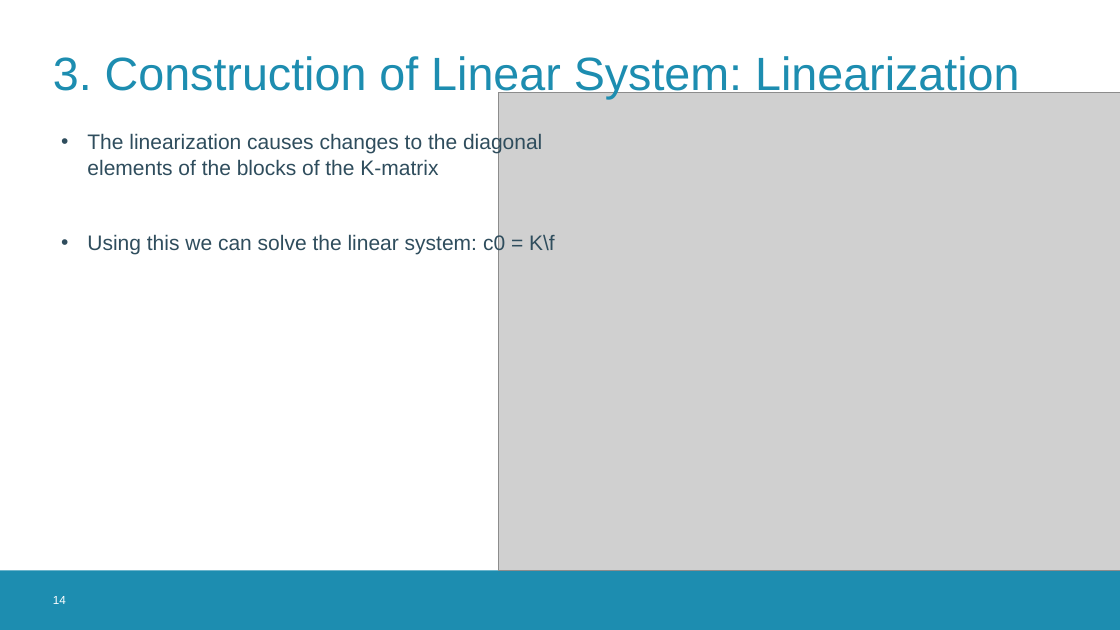
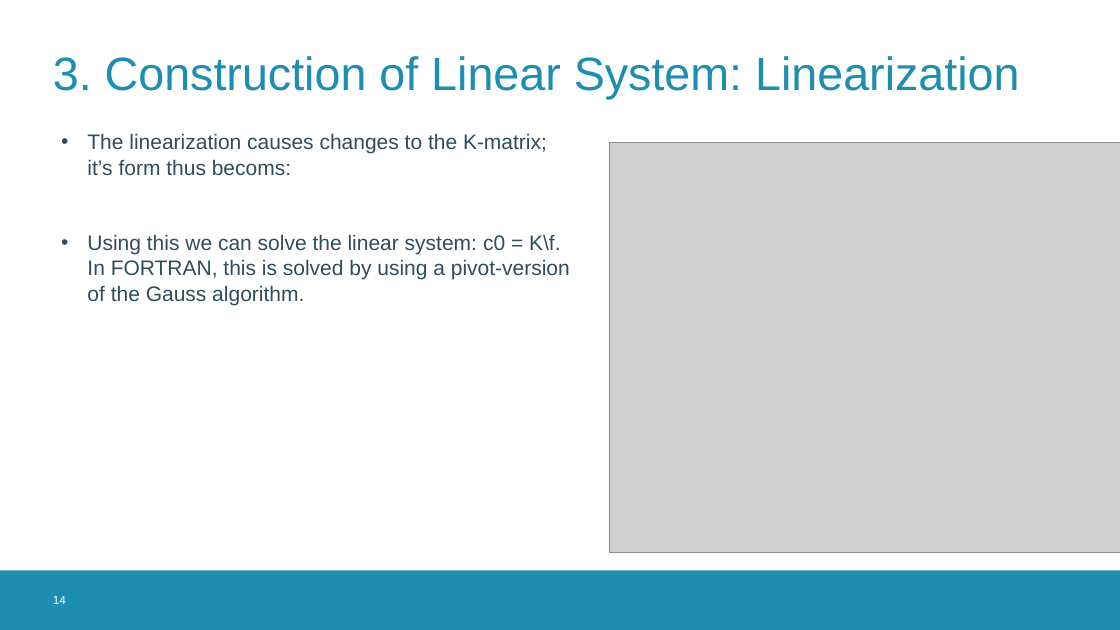
Before and after one commit to MichielDeKoninck/ThePearProject, a slide deck: slide 14 of PearProjectPresentation.pptx. Drawn at 1120x630 pixels with LibreOffice and Linux fonts; fonts in the diff are those of the drawing; grey boxes stand for pictures; background and template pictures are left out. Boxes give left, top, right and bottom in pixels: in the first picture for what was removed or moved away, otherwise in the second. Text is boxed around its words. In the diff, an @@ line names an element or a change of style, - is before the commit and + after.

```diff
--- a/PearProjectPresentation.pptx
+++ b/PearProjectPresentation.pptx
@@ text at bbox=[87, 133, 570, 305]: text changed @@
-• The linearization causes changes to the diagonal elements of the blocks of the K-matrix
-• Using this we can solve the linear system: c0 = K\f
+• The linearization causes changes to the K-matrix; it’s form thus becoms:
+• Using this we can solve the linear system: c0 = K\f.
+  In FORTRAN, this is solved by using a pivot-version of the Gauss algorithm.
@@ picture: place and size @@
-picture at bbox=[498, 92, 1120, 571]
+picture at bbox=[609, 143, 1120, 553]
```
Also in this commit, not shown: 5 other slides changed, 1 slide added, 15 other files.
